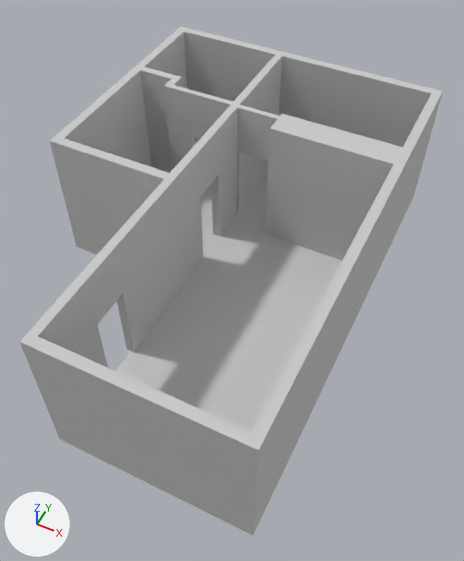
What one commit did to the FBX model cookies/Assets/Models/Level Parts/apartment_grayblock.FBX.
The view is the same before and after, from a 50 mm camera at (3.68, -3.58, 10.02) aimed at (-0.03, 3.84, 0.74). Every picture has the same lights, and +X, +Y and +Z are marked at lower left. Where no turn or scale is listed for an object, it has been applied to the vertices.

The scene before the commit, as lines of its bpy script (objects in view):
```python
me_mesh = bpy.data.meshes.new('Mesh')
me_mesh.from_pydata(...)  # 124 vertices, 214 faces; spans x -3.81..2.32, y -0.14..8.75, z 0.0..2.8
me_mesh.materials.append(mat_carpet)  # its picture is missing
me_mesh_001 = bpy.data.meshes.new('Mesh.001')
me_mesh_001.from_pydata(...)  # 90 vertices, 71 faces; spans x -4.19..1.83, y -3.35..5.43, z 0.0
# faces by material slot: [32, 18, 15, 6]
me_mesh_001.materials.append(mat_carpet)  # its picture is missing
me_mesh_001.materials.append(mat_kitchen_tile)  # its picture is missing
me_mesh_001.materials.append(mat_bathroom_tile)  # its picture is missing
me_mesh_001.materials.append(mat_metal_trim)  # its picture is missing
ob_floor = bpy.data.objects.new('floor', me_mesh_001)
ob_floor.location = (0.5, 3.21, 0.0)
ob_walls = bpy.data.objects.new('walls', me_mesh)
ob_walls.location = (0.0, 0.0, 0.0)
```
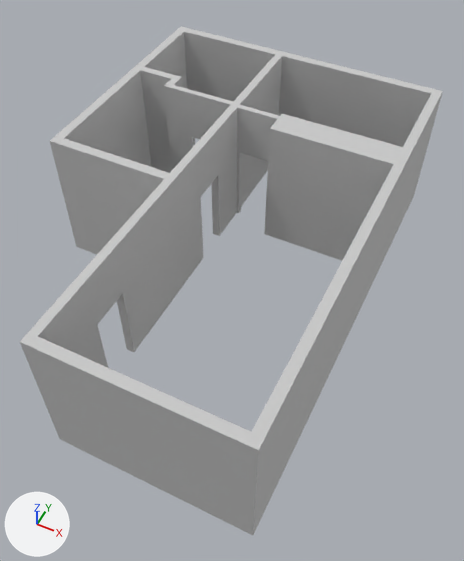
Location of each change, [x1, y1, x2, y2] in pixels of the pictures (464 x 561 px):
'floor', deleted
    before: [116, 138, 342, 431]
    faces in mat_kitchen_tile (its picture is missing): [116, 213, 342, 431]
    faces in mat_carpet (its picture is missing): [201, 171, 268, 248]
    faces in mat_metal_trim (its picture is missing): [201, 197, 265, 255]

What changed in the scene script:
```text
Remove ob_floor:
    ob_floor = bpy.data.objects.new('floor', me_mesh_001)
    ob_floor.location = (0.5, 3.21, 0.0)
```
